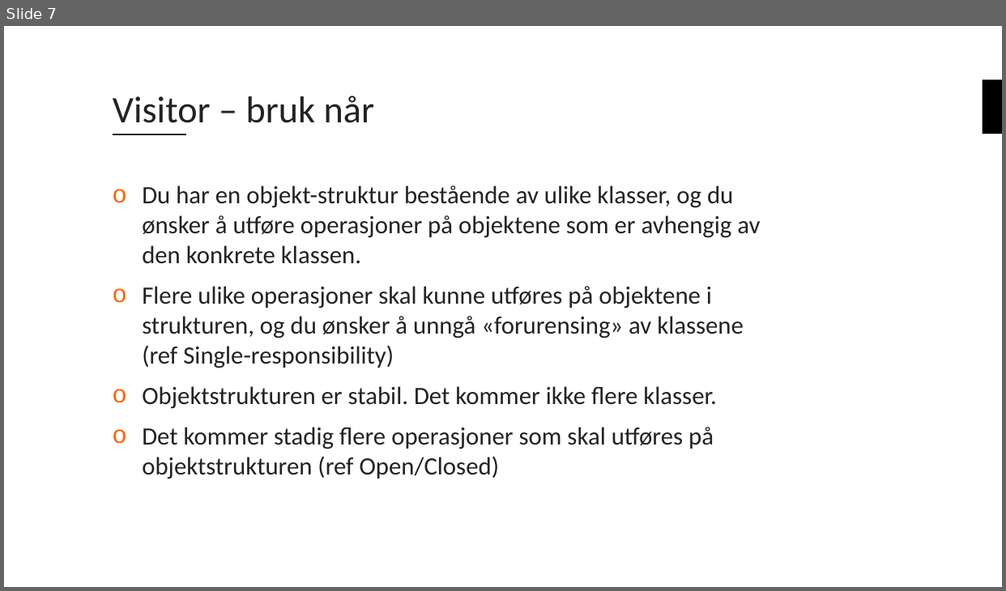
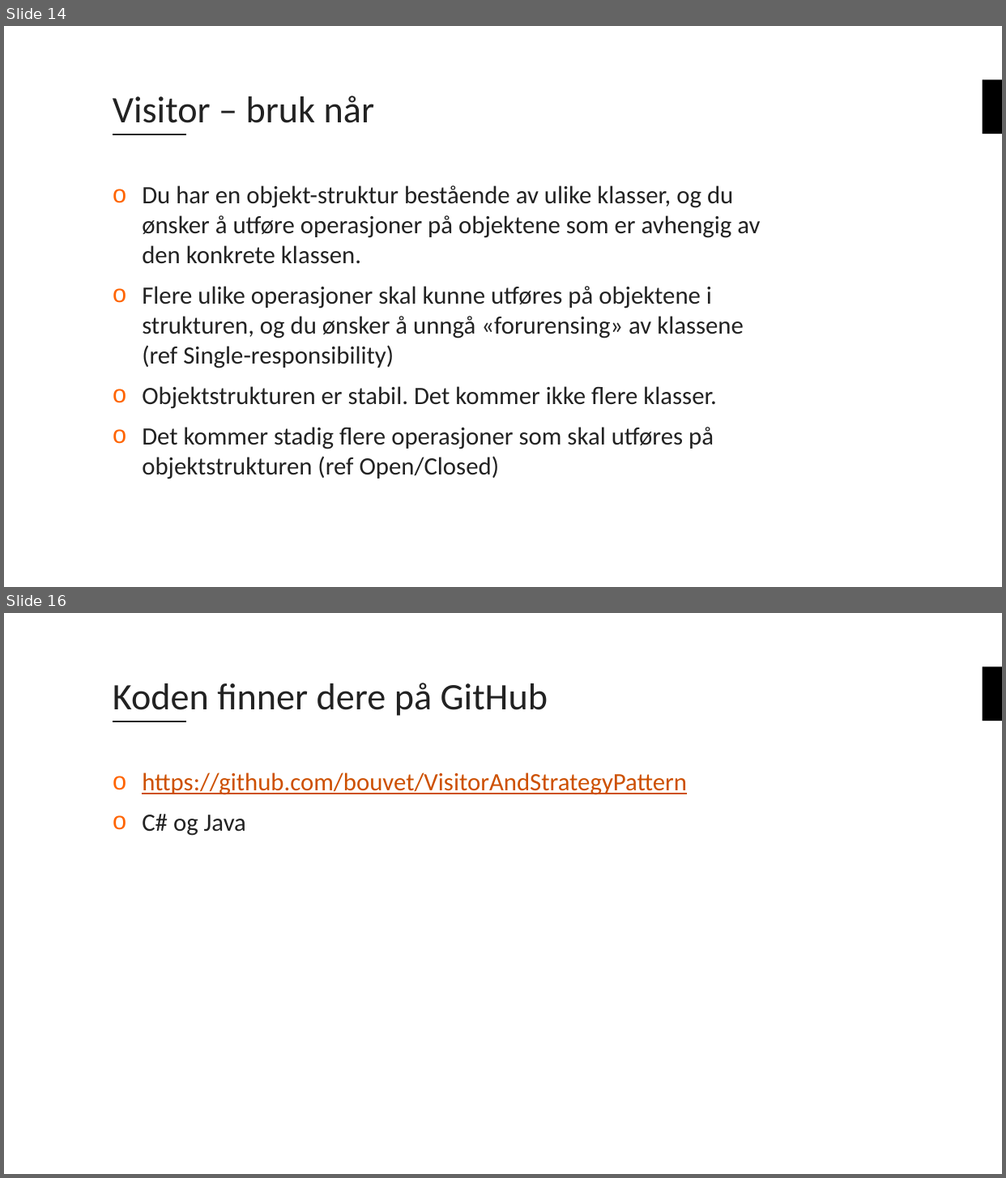
Before and after one commit to bouvet/VisitorAndStrategyPattern, a slide deck: Presentasjon.pptx. Shown one above the other, each under a label of ours: slide 7 before the commit, slides 14 and 16 after it; the slides between them are not shown. The pictures are 1006x591 and 1006x1178 pixels, drawn with LibreOffice and Linux fonts; fonts in the diff are those of the drawing; background and template pictures are left out. Boxes give left, top, right and bottom in pixels: in the first picture for what was removed or moved away, otherwise in the second. Text is boxed around its words. In the diff, an @@ line names an element or a change of style, - is before the commit and + after.

```diff
--- a/Presentasjon.pptx
+++ b/Presentasjon.pptx
@@ slide 16 added at (x1=4, y1=613, x2=1002, y2=1174), background #FFFFFF; not listed: 2 template elements that a slide beside it also shows @@
@@ title added at (x1=113, y1=683, x2=548, y2=716), 36 pt, text #222222 @@
+Koden finner dere på GitHub
@@ text added at (x1=142, y1=773, x2=687, y2=836), 24 pt, text #CD5000, underline @@
+o https://github.com/bouvet/VisitorAndStrategyPattern
+o C# og Java
@@ what was slide 7 is now slide 14 @@
```
Also in this commit, not shown: 9 other slides added.
